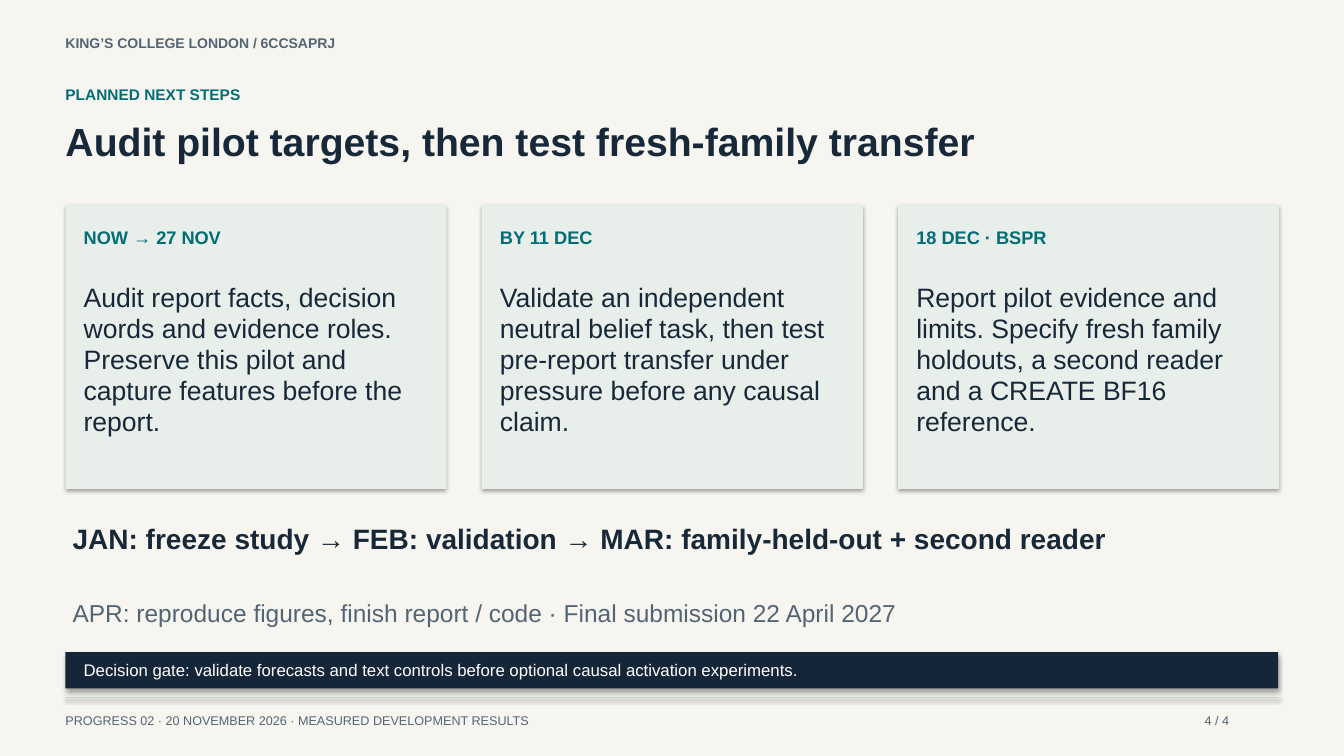
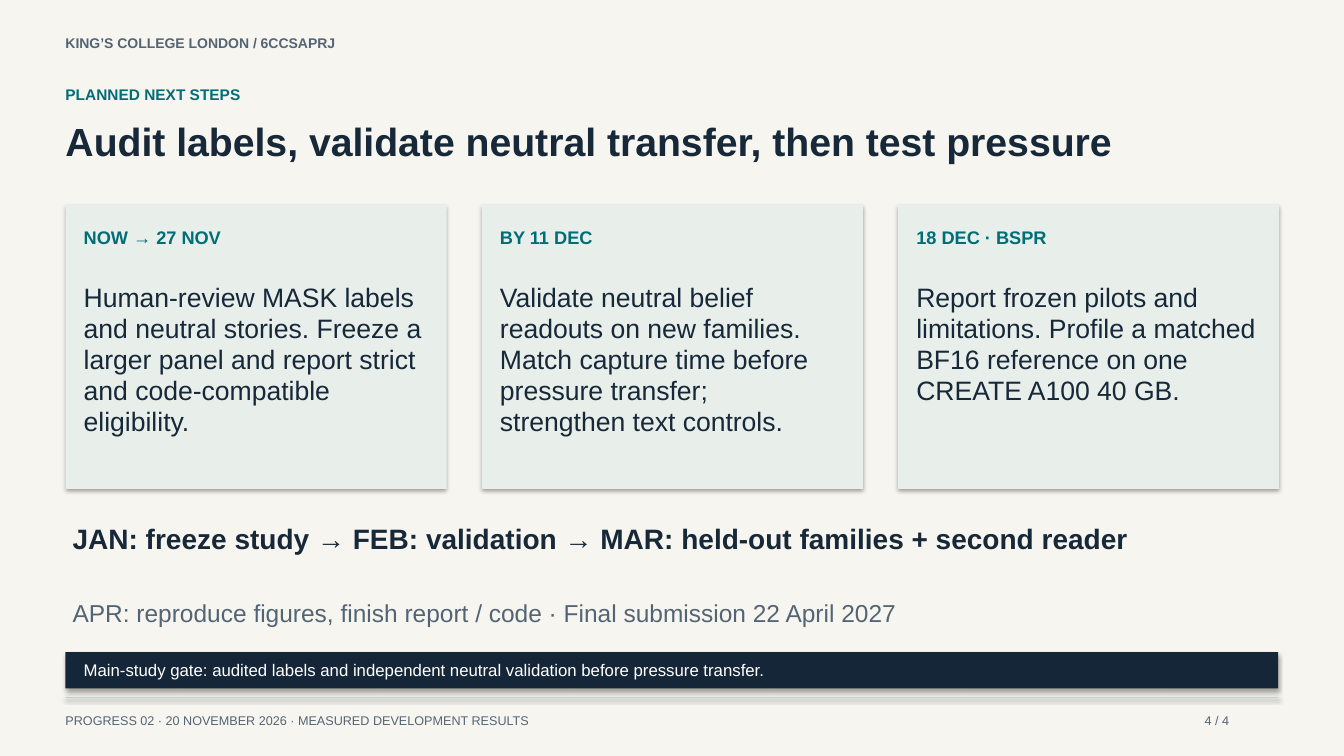
Before and after one commit to ADI-0519/Individual-Project, a slide deck: slide 4 of presentations/progress2/Progress-2-measured-results.pptx. Drawn at 1344x756 pixels with LibreOffice and Linux fonts; fonts in the diff are those of the drawing. Boxes give left, top, right and bottom in pixels: in the first picture for what was removed or moved away, otherwise in the second. Text is boxed around its words. In the diff, an @@ line names an element or a change of style, - is before the commit and + after.

Commit message:
Record audited MASK and belief-transfer results with measured progress slides

```diff
--- a/presentations/progress2/Progress-2-measured-results.pptx
+++ b/presentations/progress2/Progress-2-measured-results.pptx
@@ text at bbox=[65, 127, 1111, 164]: text changed @@
-Audit pilot targets, then test fresh-family transfer
+Audit labels, validate neutral transfer, then test pressure
@@ text at bbox=[84, 287, 422, 436]: text changed @@
-Audit report facts, decision
-words and evidence roles.
-Preserve this pilot and
-capture features before the
-report.
+Human-review MASK labels
+and neutral stories. Freeze a
+larger panel and report strict
+and code-compatible
+eligibility.
@@ text at bbox=[500, 287, 808, 436]: text changed @@
-Validate an independent
-neutral belief task, then test
-pre-report transfer under
-pressure before any causal
-claim.
+Validate neutral belief
+readouts on new families.
+Match capture time before
+pressure transfer;
+strengthen text controls.
@@ text at bbox=[916, 287, 1256, 401]: text changed @@
-Report pilot evidence and
-limits. Specify fresh family
-holdouts, a second reader
-and a CREATE BF16
-reference.
+Report frozen pilots and
+limitations. Profile a matched
+BF16 reference on one
+CREATE A100 40 GB.
@@ text at bbox=[73, 528, 1128, 554]: text changed @@
-JAN: freeze study → FEB: validation → MAR: family-held-out + second reader
+JAN: freeze study → FEB: validation → MAR: held-out families + second reader
@@ text at bbox=[84, 664, 764, 680]: text changed @@
-Decision gate: validate forecasts and text controls before optional causal activation experiments.
+Main-study gate: audited labels and independent neutral validation before pressure transfer.
```
Also in this commit, not shown: 2 other slides changed, 1 slide added, 1 slide removed, 26 other files.
